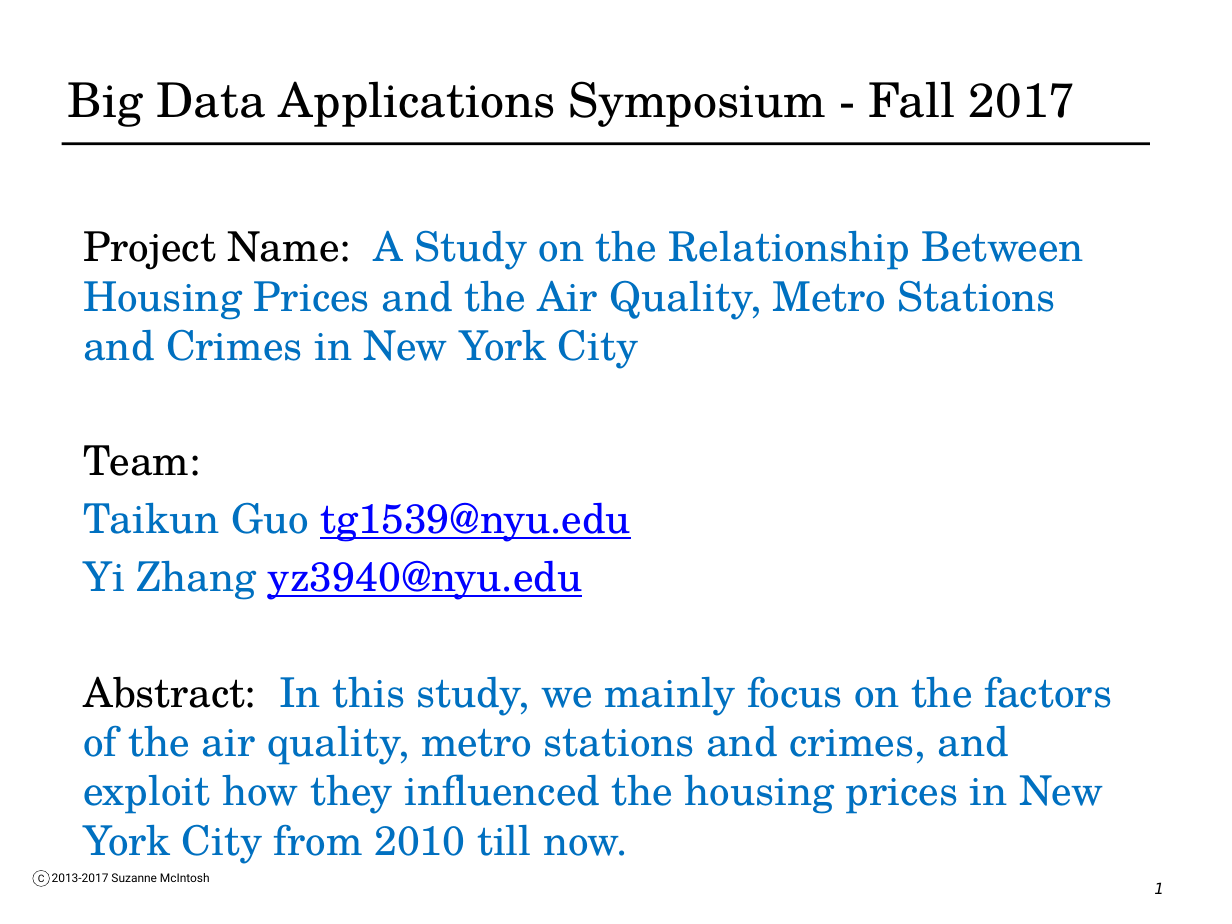
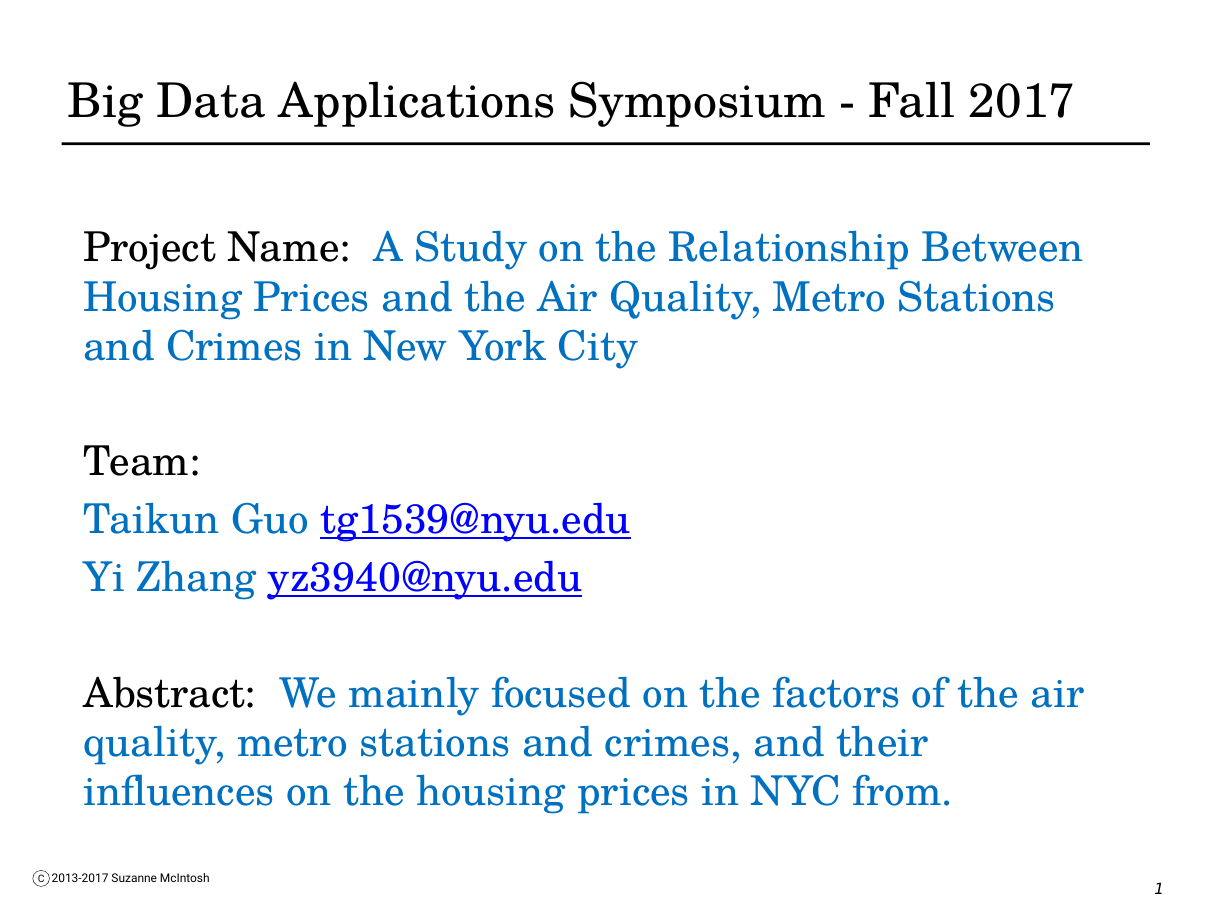
Before and after one commit to darkpursuer/BDAD-2017-Project, a slide deck: slide 1 of Spark_Fall2017_Class12_Slides_YiZhang_TaikunGuo.pptx. Drawn at 1232x924 pixels with LibreOffice and Linux fonts; fonts in the diff are those of the drawing; background and template pictures are left out. Boxes give left, top, right and bottom in pixels: in the first picture for what was removed or moved away, otherwise in the second. Text is boxed around its words. In the diff, an @@ line names an element or a change of style, - is before the commit and + after.

```diff
--- a/Spark_Fall2017_Class12_Slides_YiZhang_TaikunGuo.pptx
+++ b/Spark_Fall2017_Class12_Slides_YiZhang_TaikunGuo.pptx
@@ text at <box>83,676,1084,814</box>: text changed @@
-Abstract: In this study, we mainly focus on the factors of the air quality, metro stations and crimes, and exploit how they influenced the housing prices in New York City from 2010 till now.
+Abstract: We mainly focused on the factors of the air quality, metro stations and crimes, and their influences on the housing prices in NYC from.
```
Also in this commit, not shown: 9 other slides changed.
